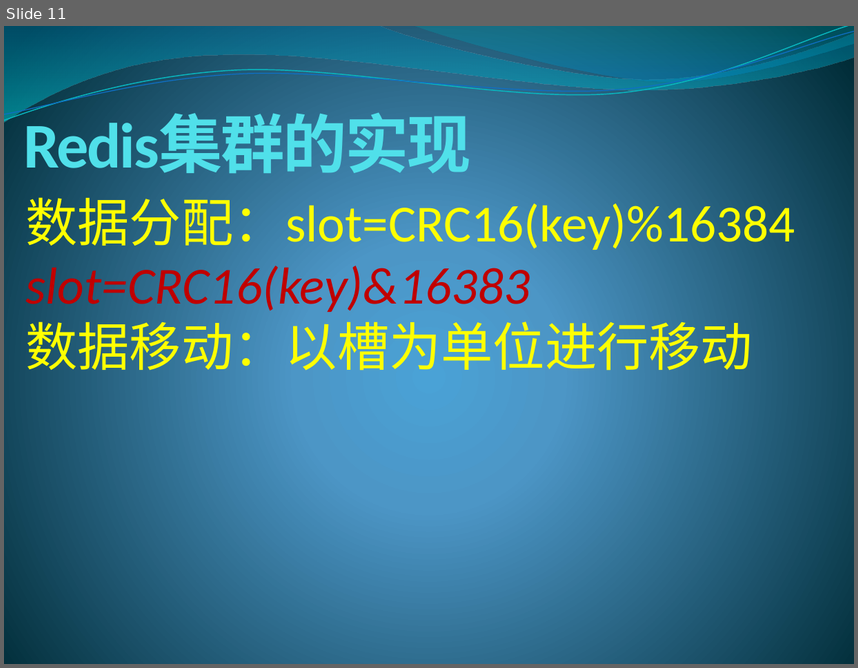
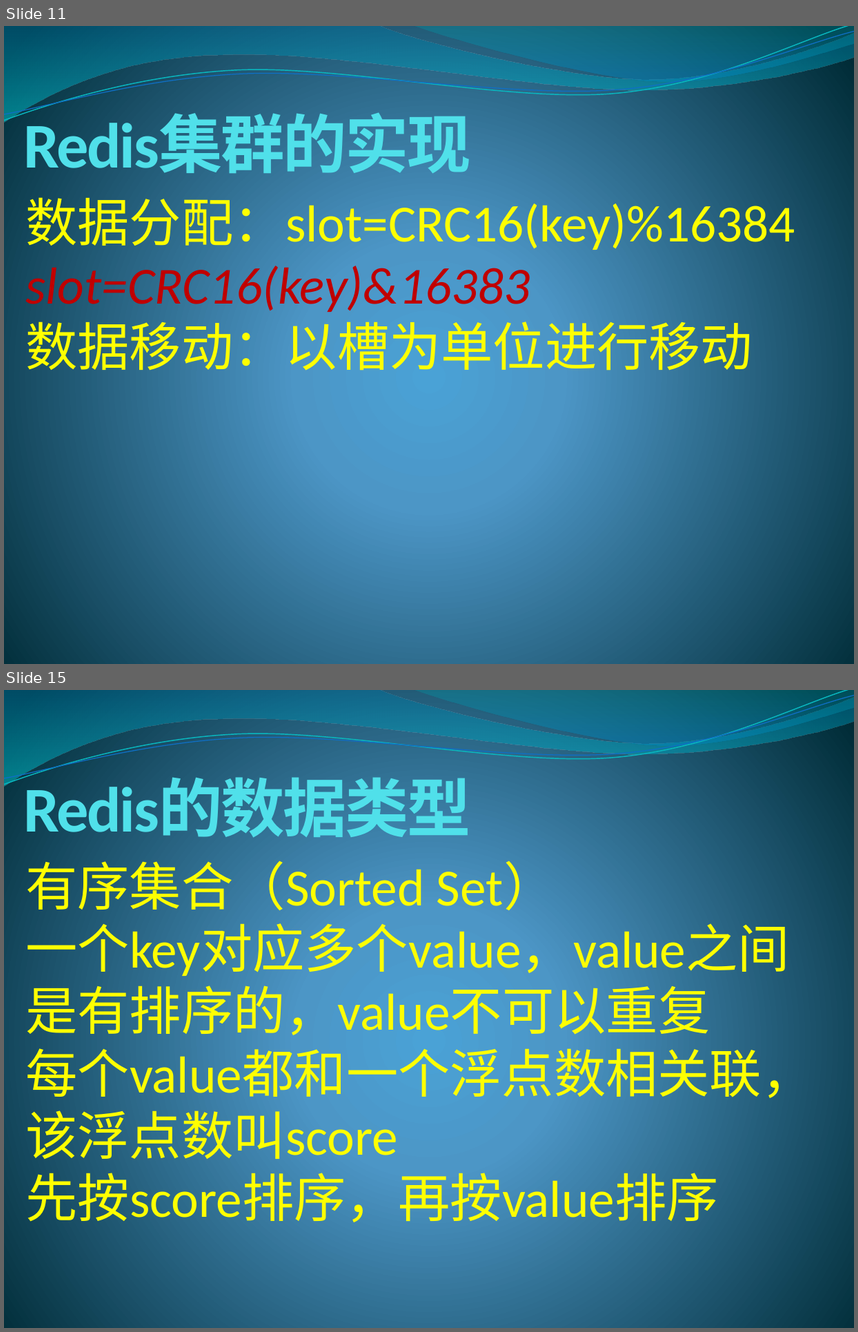
Before and after one commit to lixinjie1985/redis, a slide deck: docs/redis-01.pptx. Shown one above the other, each under a label of ours: slide 11 before the commit, slides 11 and 15 after it; the slides between them are not shown. The pictures are 858x668 and 858x1332 pixels, drawn with LibreOffice and Linux fonts; fonts in the diff are those of the drawing. Boxes give left, top, right and bottom in pixels: in the first picture for what was removed or moved away, otherwise in the second. Text is boxed around its words. In the diff, an @@ line names an element or a change of style, - is before the commit and + after.

```diff
--- a/docs/redis-01.pptx
+++ b/docs/redis-01.pptx
@@ slide 15 added at [4, 690, 854, 1328], background gradient #4AA0D6 to #4C98C7 to #002C38; not listed: 4 template elements that a slide beside it also shows @@
@@ title added at [24, 778, 471, 847], 54 pt, text #51E0EA, bold @@
+Redis的数据类型
@@ text added at [25, 852, 813, 1230], 44 pt, text #FFFF00 @@
+有序集合（Sorted Set）
+一个key对应多个value，value之间是有排序的，value不可以重复
+每个value都和一个浮点数相关联，该浮点数叫score
+先按score排序，再按value排序
```
Also in this commit, not shown: 8 other slides added.
